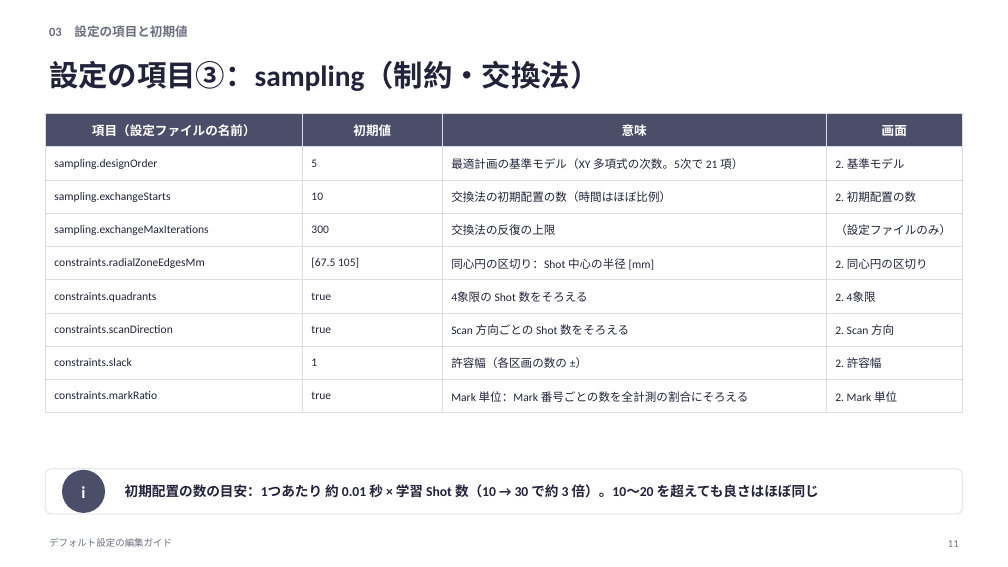
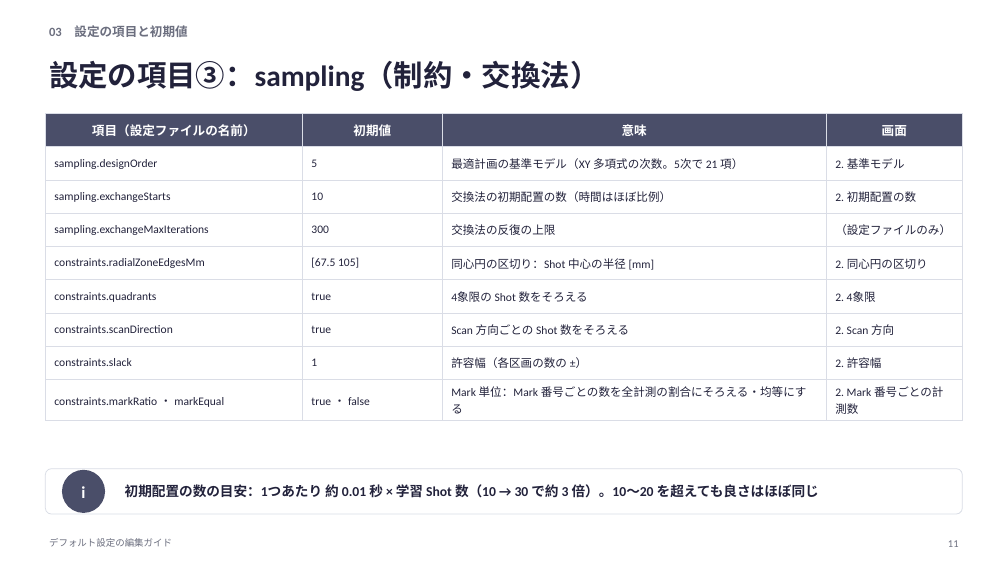
Before and after one commit to rsakamoto-0824/alignment-estimation-benchmark, a slide deck: slide 11 of matlab_app/docs/defaults_guide/デフォルト設定の編集ガイド.pptx. Drawn at 1008x567 pixels with LibreOffice and Linux fonts; fonts in the diff are those of the drawing. Boxes give left, top, right and bottom in pixels: in the first picture for what was removed or moved away, otherwise in the second. Text is boxed around its words. In the diff, an @@ line names an element or a change of style, - is before the commit and + after.

```diff
--- a/matlab_app/docs/defaults_guide/デフォルト設定の編集ガイド.pptx
+++ b/matlab_app/docs/defaults_guide/デフォルト設定の編集ガイド.pptx
@@ table at <box>45,113,963,418</box> @@
-row 9: constraints.markRatio | true | Mark 単位：Mark 番号ごとの数を全計測の割合にそろえる | 2. Mark 単位
+row 9: constraints.markRatio ・ markEqual | true ・ false | Mark 単位：Mark 番号ごとの数を全計測の割合にそろえる・均等にする | 2. Mark 番号ごとの計測数
```
Also in this commit, not shown: 1 other slide changed, 25 other files.
